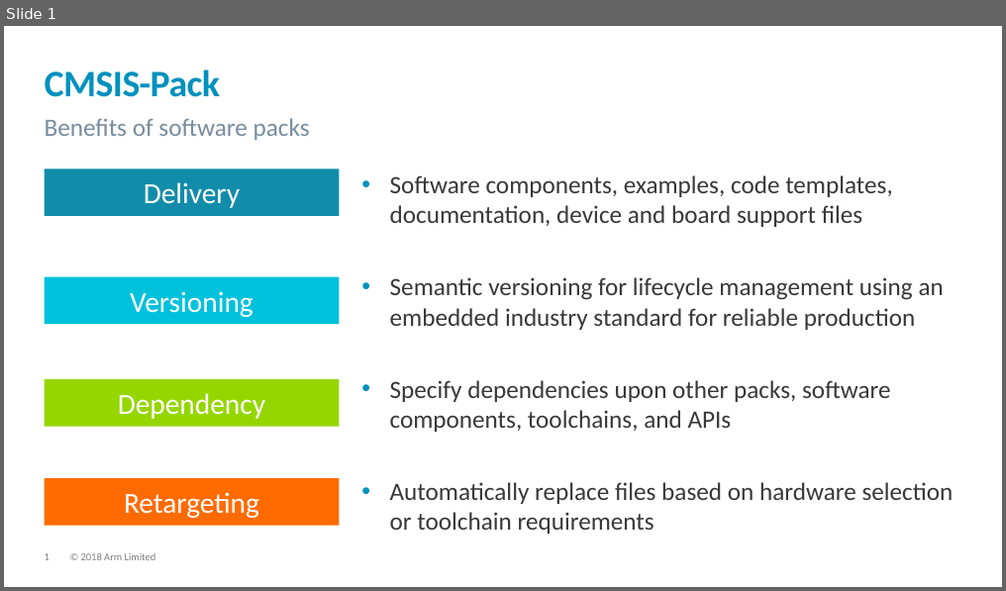
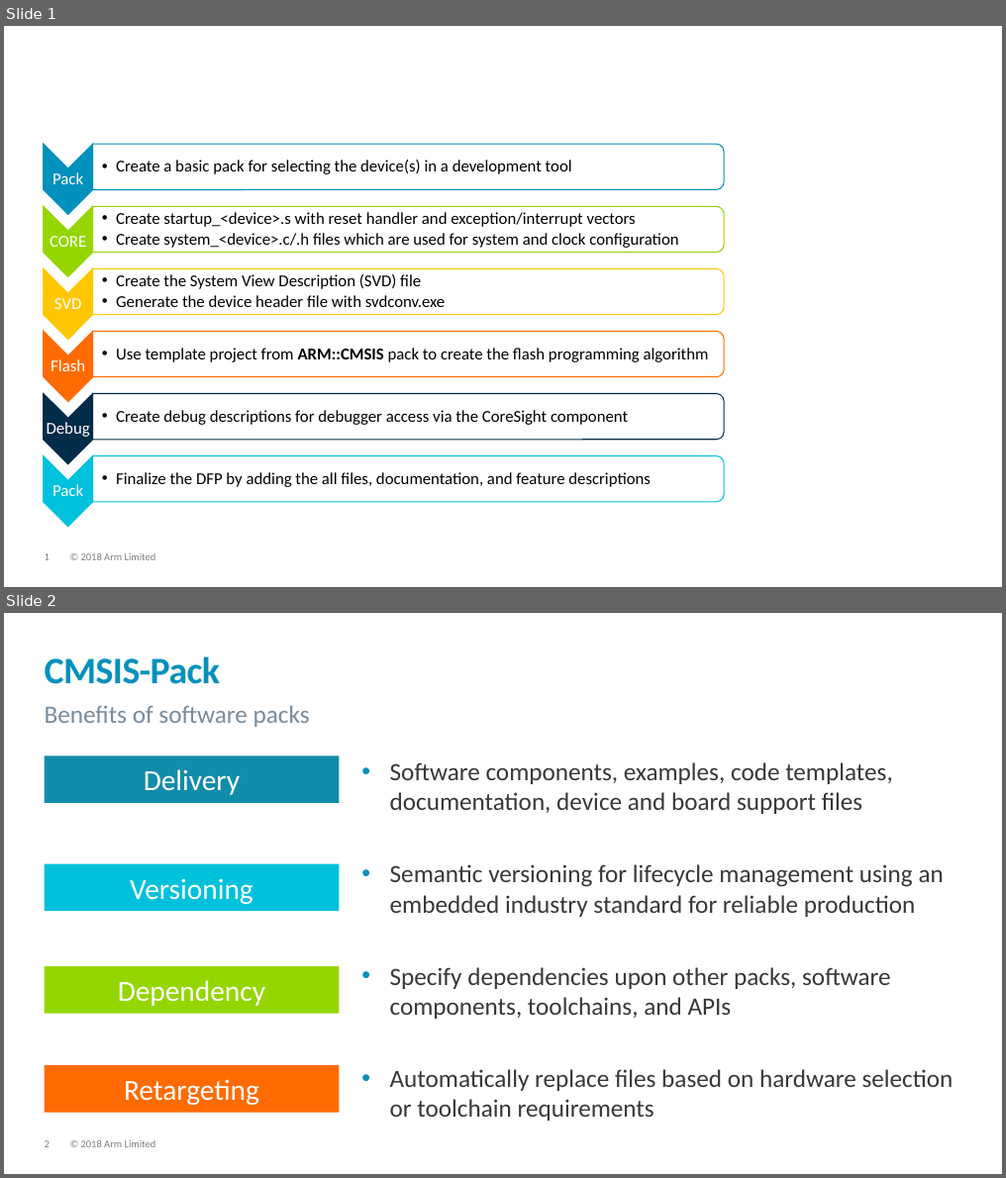
Before and after one commit to open-vela/apps_mlearning_cmsis_CMSIS_5, a slide deck: CMSIS/DoxyGen/Pack/src/CMSIS-Pack_2019.pptx. Shown one above the other, each under a label of ours: slide 1 before the commit, slides 1 and 2 after it. The pictures are 1006x591 and 1006x1178 pixels, drawn with LibreOffice and Linux fonts; fonts in the diff are those of the drawing; background and template pictures are left out. Boxes give left, top, right and bottom in pixels: in the first picture for what was removed or moved away, otherwise in the second. Text is boxed around its words. In the diff, an @@ line names an element or a change of style, - is before the commit and + after.

Commit message:
Updated DFP and software pack tutorials. Created new navigation.

```diff
--- a/CMSIS/DoxyGen/Pack/src/CMSIS-Pack_2019.pptx
+++ b/CMSIS/DoxyGen/Pack/src/CMSIS-Pack_2019.pptx
@@ slide 1 added at (x1=4, y1=26, x2=1002, y2=587), background #FFFFFF; not listed: 2 template elements that a slide beside it also shows @@
@@ group added at (x1=43, y1=144, x2=724, y2=527): 12 texts, 6 chevrons, 6 round same rects @@
+Pack
+  • Create a basic pack for selecting the device(s) in a development tool
+CORE
+  • Create startup_<device>.s with reset handler and exception/interrupt vectors
+  • Create system_<device>.c/.h files which are used for system and clock configuration
+SVD
+  • Create the System View Description (SVD) file
+  • Generate the device header file with svdconv.exe
+Flash
+  • Use template project from ARM::CMSIS pack to create the flash programming algorithm
+Debug
+  • Create debug descriptions for debugger access via the CoreSight component
+Pack
+  • Finalize the DFP by adding the all files, documentation, and feature descriptions
@@ what was slide 1 is now slide 2 @@
```
Also in this commit, not shown: 1 other slide added, 9 other files.
